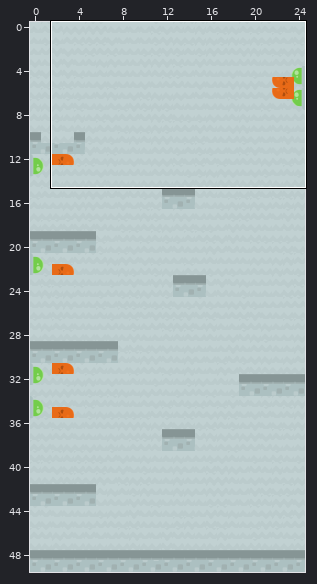
An edit to a level. Tiled map, Map/baseMap.tmx. Above: a wide view before the commit, with the close-up outlined.
Close-up. Before the commit:
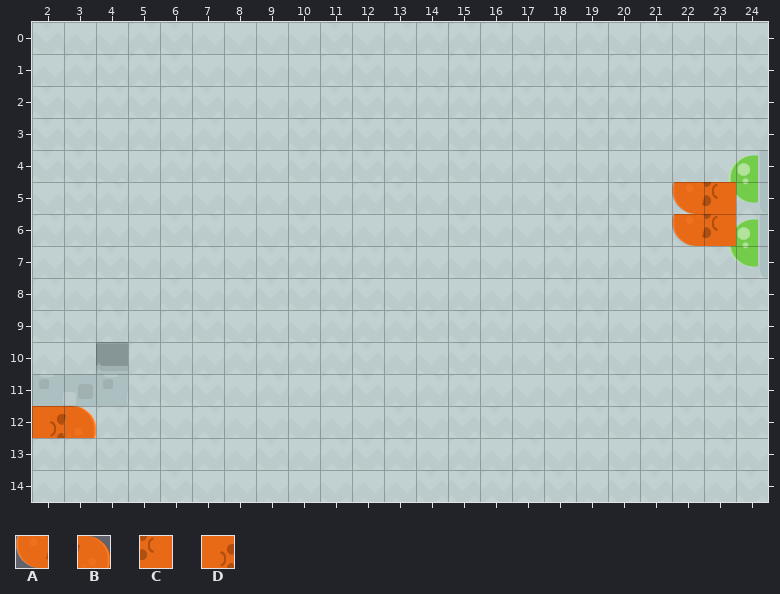
Cells are 32x32 px. Shown: x 2..24, y 0..14. Not drawn, because the pictures are missing: unchanged layer "torches".
Key: from "pokerMad": A 0 turned 270, B 0 turned 90, C 1 turned 270, D 1 turned 90.
_ is an empty cell.
Layers that did not change in this view are not listed.
Layer "shots" before, first column x 2:
 0 _______________________
 1 _______________________
 2 _______________________
 3 _______________________
 4 _______________________
 5 ____________________AC_
 6 ____________________AC_
 7 _______________________
 8 _______________________
 9 _______________________
10 _______________________
11 _______________________
12 DB_____________________
13 _______________________
14 _______________________
The same view after the edit:
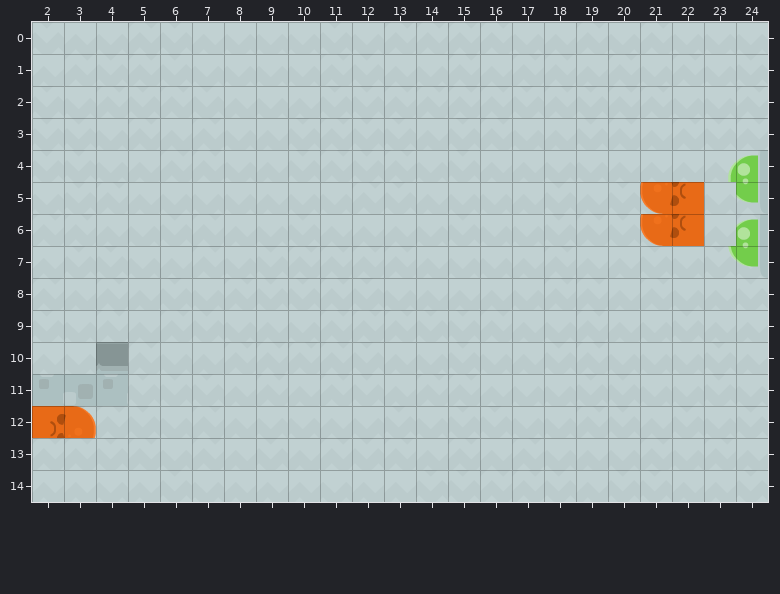
What changed:
Layer "shots":
The author put tile A in rows 5 to 6 at x 21.
Tile A becomes tile C in rows 5 to 6 at x 22.
Tile C is removed in rows 5 to 6 at x 23.
Changed places in both close-ups, as pixel boxes (x1, y1, x2, y2):
changed: (640, 182, 736, 246)
